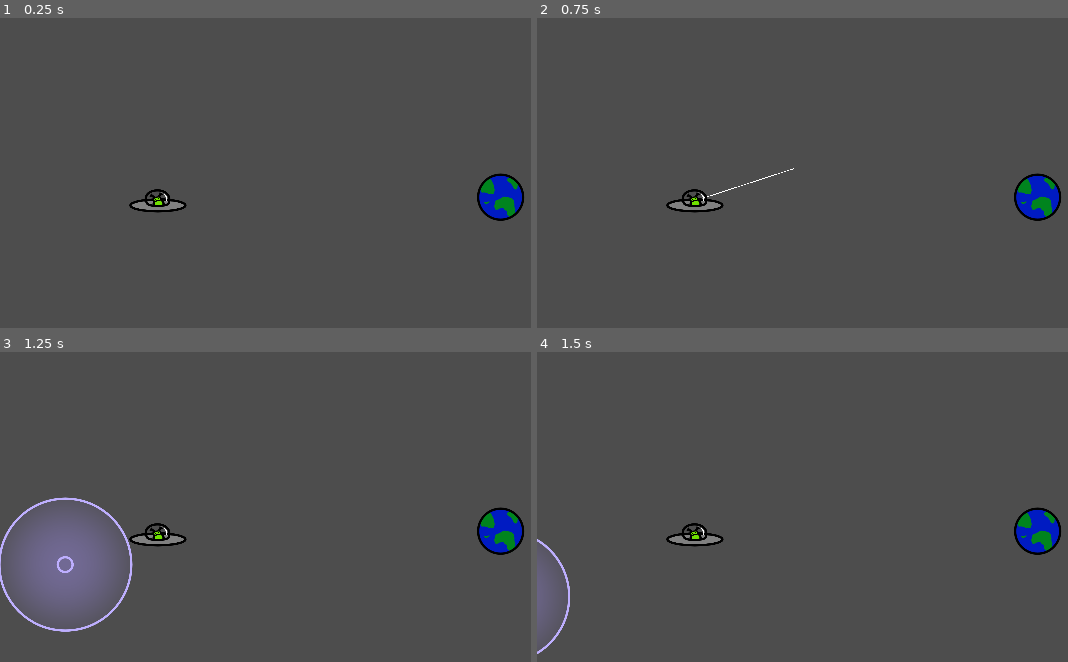
Above: before the commit, frames 1-4 (two rows, left to right).
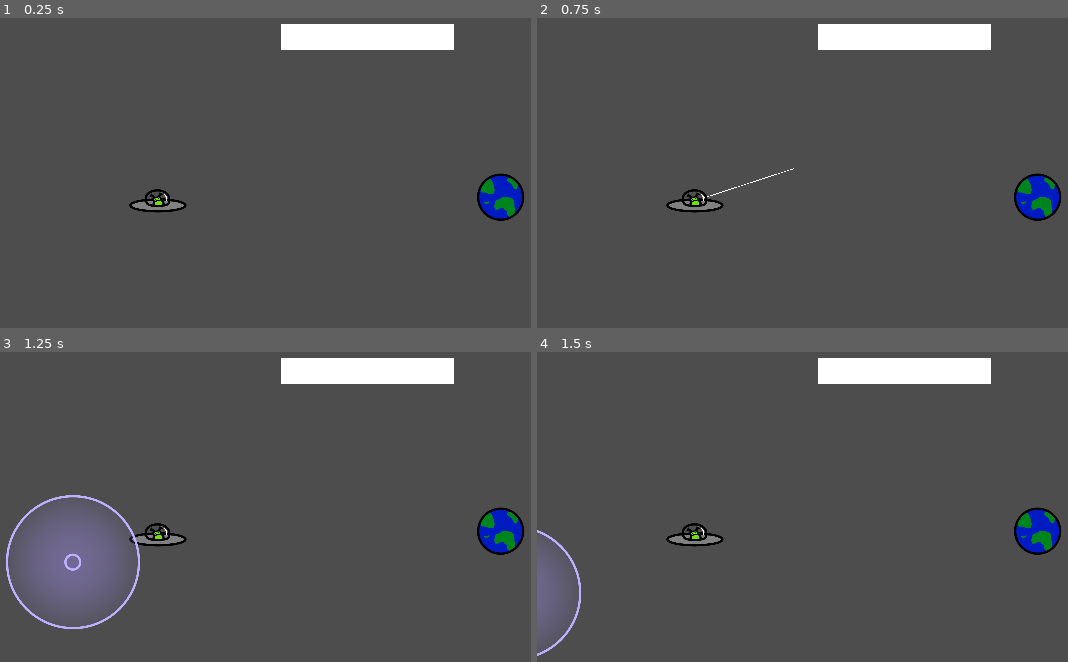
Above: after the commit, the same moments.

Repository: Afterglow375/godot_jam_03
Game: Godot game, scene res://scenes/levels/level_one.tscn
Same seed, same stepped clock (60 frames per second), same inputs: the game is played once before the commit and once after it. This scene is started directly instead of the project's main scene.
Inputs (mouse positions are in pixels of both pictures, inside the frame that each line leads up to):
- Up to frame 1 (0.25 s): no input
- Up to frame 2 (0.75 s): tap Enter at 0.5 s; drag from (696, 200) to (1014, 95) at 0.52 s
- Up to frame 3 (1.25 s): no input
- Up to frame 4 (1.5 s): drag from (775, 553) to (595, 565) at 1.27 s

The runs differ from the first frame. In frame 1, 2.7% of the frame differs, in the area x 52-86%, y 1-11%; in frame 2, 2.7%; in frame 3, 4.1%, in the area x 0-86%, y 1-91%; in frame 4, 3.4%.

Commit message:
Added walls

Diff:
--- a/scenes/entities/projectile.tscn
+++ b/scenes/entities/projectile.tscn
@@ -1,17 +1,30 @@
-[gd_scene load_steps=5 format=3 uid="uid://bhyk5hbgs2hno"]
+[gd_scene load_steps=7 format=3 uid="uid://bhyk5hbgs2hno"]
 
 [ext_resource type="Texture2D" uid="uid://bvf6nvimyp48e" path="res://assets/projectile_bg.png" id="1_cwh5h"]
-[ext_resource type="Script" path="res://scripts/entities/projectile.gd" id="1_xxqbp"]
+[ext_resource type="Script" path="res://scripts/entities/inner_projectile.gd" id="1_guw06"]
 [ext_resource type="Texture2D" uid="uid://2pu4singbj38" path="res://assets/projectile.png" id="2_nj4ge"]
+[ext_resource type="Script" path="res://scripts/entities/outer_projectile.gd" id="2_p2sqb"]
+
+[sub_resource type="CircleShape2D" id="CircleShape2D_kllct"]
+radius = 36.1248
 
 [sub_resource type="CircleShape2D" id="CircleShape2D_c8q60"]
 radius = 318.705
 
-[node name="Projectile" type="Area2D"]
-script = ExtResource("1_xxqbp")
-metadata/_edit_group_ = true
+[node name="Inner Projectile" type="RigidBody2D"]
+collision_layer = 2
+collision_mask = 2
+gravity_scale = 0.0
+lock_rotation = true
+script = ExtResource("1_guw06")
 
-[node name="CollisionShape2D" type="CollisionShape2D" parent="."]
+[node name="CollisionShape2D2" type="CollisionShape2D" parent="."]
+shape = SubResource("CircleShape2D_kllct")
+
+[node name="Outer Projectile" type="Area2D" parent="."]
+script = ExtResource("2_p2sqb")
+
+[node name="CollisionShape2D" type="CollisionShape2D" parent="Outer Projectile"]
 shape = SubResource("CircleShape2D_c8q60")
 
 [node name="Sprite2D" type="Sprite2D" parent="."]
@@ -20,5 +33,5 @@
 [node name="Sprite2D2" type="Sprite2D" parent="."]
 texture = ExtResource("2_nj4ge")
 
-[connection signal="body_entered" from="." to="." method="_on_body_entered"]
-[connection signal="body_exited" from="." to="." method="_on_body_exited"]
+[connection signal="body_entered" from="Outer Projectile" to="Outer Projectile" method="_on_body_entered"]
+[connection signal="body_exited" from="Outer Projectile" to="Outer Projectile" method="_on_body_exited"]
--- a/scenes/levels/level_one.tscn
+++ b/scenes/levels/level_one.tscn
@@ -1,7 +1,14 @@
-[gd_scene load_steps=3 format=3 uid="uid://bv7v1282myvla"]
+[gd_scene load_steps=5 format=3 uid="uid://bv7v1282myvla"]
 
 [ext_resource type="PackedScene" uid="uid://ctfq16ucdtgys" path="res://scenes/entities/spaceship.tscn" id="1_5j86u"]
 [ext_resource type="PackedScene" uid="uid://861gfsuj7lom" path="res://scenes/entities/earth.tscn" id="2_8coyu"]
+
+[sub_resource type="PhysicsMaterial" id="PhysicsMaterial_cpj0v"]
+friction = 0.0
+bounce = 1.0
+
+[sub_resource type="RectangleShape2D" id="RectangleShape2D_mp8fg"]
+size = Vector2(824, 124)
 
 [node name="Main" type="Node"]
 
@@ -11,3 +18,20 @@
 [node name="Earth" parent="." instance=ExtResource("2_8coyu")]
 position = Vector2(2403, 1086)
 linear_damp = 1.0
+
+[node name="ColorRect" type="ColorRect" parent="."]
+offset_left = 1348.0
+offset_top = 253.0
+offset_right = 2172.0
+offset_bottom = 377.0
+scale = Vector2(1.00691, 1)
+
+[node name="StaticBody2D" type="StaticBody2D" parent="ColorRect"]
+collision_layer = 2
+collision_mask = 2
+physics_material_override = SubResource("PhysicsMaterial_cpj0v")
+metadata/_edit_group_ = true
+
+[node name="CollisionShape2D" type="CollisionShape2D" parent="ColorRect/StaticBody2D"]
+position = Vector2(412, 62)
+shape = SubResource("RectangleShape2D_mp8fg")
--- /dev/null
+++ b/scripts/entities/inner_projectile.gd
@@ -0,0 +1,21 @@
+extends RigidBody2D
+
+const BASE_SPEED: float = 2000.0
+
+# Called when the node enters the scene tree for the first time.
+func _ready():
+	pass # Replace with function body.
+
+
+# Called every frame. 'delta' is the elapsed time since the previous frame.
+func _process(delta):
+	pass
+
+# Launch the projectile in the specified direction
+func launch(direction: Vector2, speed_multiplier: float = 1.0) -> void:
+	# Set the linear_velocity directly for RigidBody2D
+	linear_velocity = -direction * (BASE_SPEED * speed_multiplier)
+
+# Call this to manually destroy the projectile
+func destroy() -> void:
+	queue_free()
--- a/scripts/entities/projectile.gd
+++ b/scripts/entities/outer_projectile.gd
@@ -1,7 +1,5 @@
 extends Area2D
 
-var velocity: Vector2 = Vector2.ZERO
-const BASE_SPEED: float = 2000.0
 const PUSH_FORCE: float = 4000.0
 
 @export var lifetime: float = 5.0  # Time in seconds before projectile destroys itself
@@ -27,9 +25,6 @@
 		destroy()
 
 func _physics_process(delta):
-	# Update projectile position
-	position += velocity * delta
-
 	# Process affected bodies
 	for body_data in affected_bodies:
 		var body: RigidBody2D = body_data[0]  # First element is the body
@@ -71,9 +66,8 @@
 				affected_bodies.remove_at(i)
 				break
 
-func launch(direction: Vector2, speed_multiplier: float = 1.0) -> void:
-	velocity = -direction * (BASE_SPEED * speed_multiplier)
-
 # Call this to manually destroy the projectile
 func destroy() -> void:
-	queue_free()
+	# Get the parent (inner projectile) and destroy it
+	# This will also destroy this node as it's a child
+	get_parent().queue_free()
